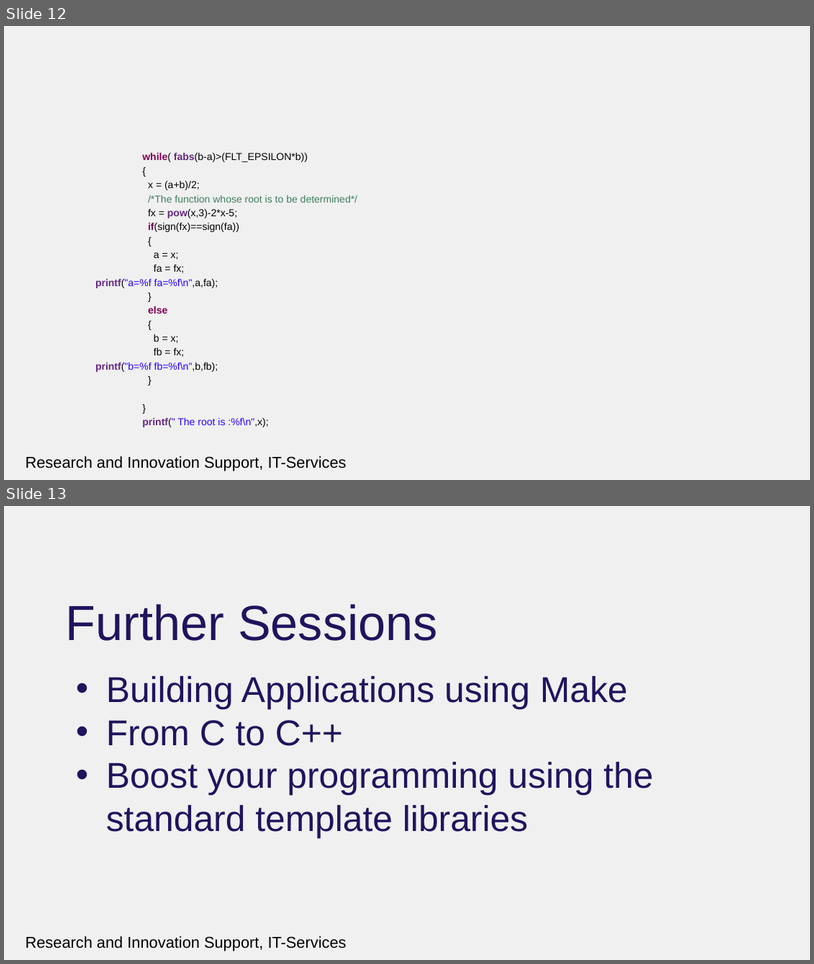
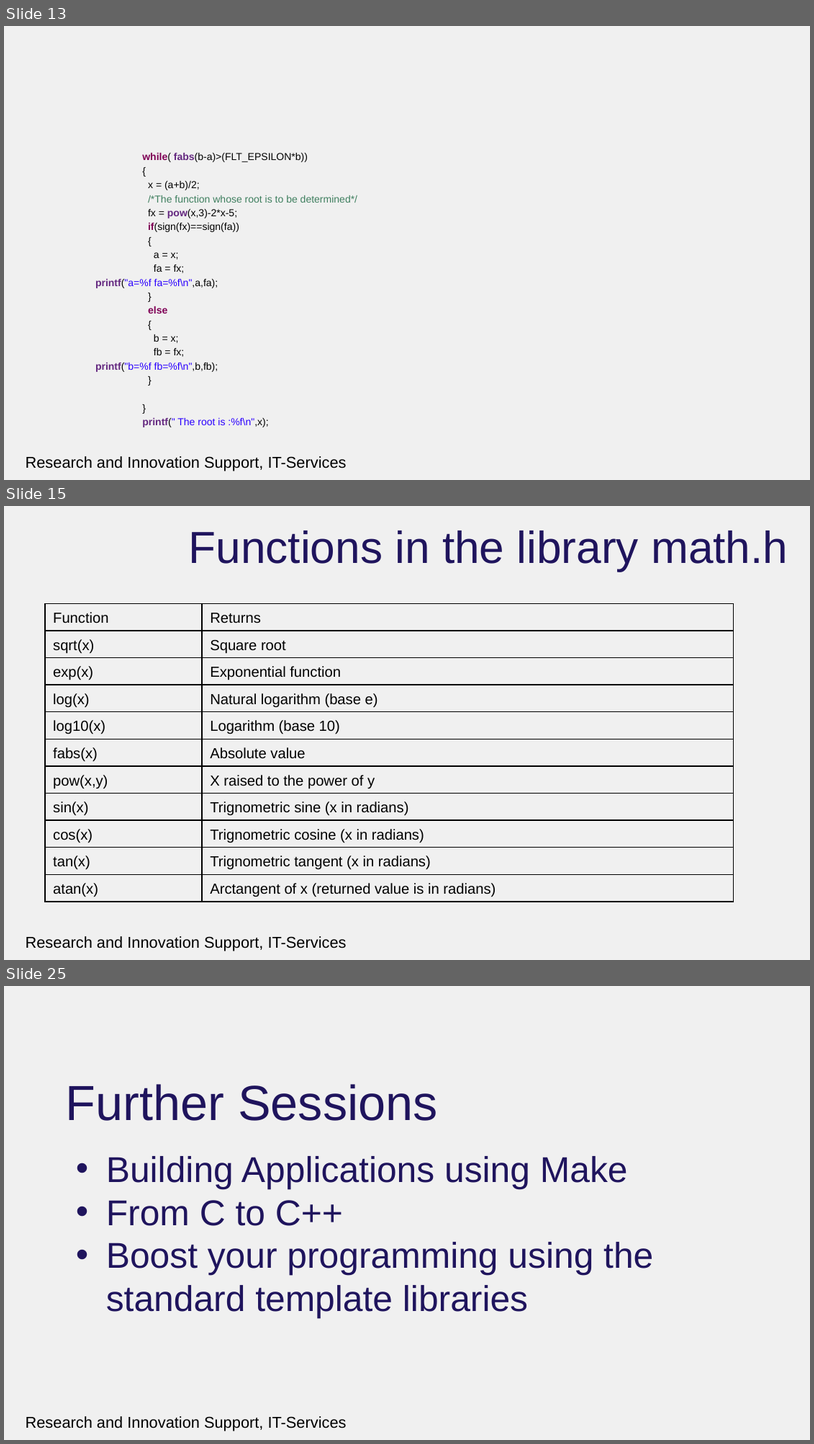
Before and after one commit to rcgsheffield/introc, a slide deck: archive/presentations/functionsandmemory.pptx. Shown one above the other, each under a label of ours: slides 12 and 13 before the commit, slides 13, 15 and 25 after it; the slides between them are not shown. The pictures are 814x964 and 814x1444 pixels, drawn with LibreOffice and Linux fonts; fonts in the diff are those of the drawing; background and template pictures are left out. Boxes give left, top, right and bottom in pixels: in the first picture for what was removed or moved away, otherwise in the second. Text is boxed around its words. In the diff, an @@ line names an element or a change of style, - is before the commit and + after.

```diff
--- a/archive/presentations/functionsandmemory.pptx
+++ b/archive/presentations/functionsandmemory.pptx
@@ slide 15 added at bbox=[4, 506, 810, 960], background #F0F0F0; not listed: 1 template element that a slide beside it also shows @@
@@ title added at bbox=[189, 530, 788, 571], 40 pt, text #1F145D @@
+Functions in the library math.h
@@ table added at bbox=[45, 604, 734, 900], 11 rows, 2 columns @@
+Function | Returns
+sqrt(x) | Square root
+exp(x) | Exponential function
+log(x) | Natural logarithm (base e)
+log10(x) | Logarithm (base 10)
+fabs(x) | Absolute value
+pow(x,y) | X raised to the power of y
+sin(x) | Trignometric sine (x in radians)
+cos(x) | Trignometric cosine (x in radians)
+tan(x) | Trignometric tangent (x in radians)
+atan(x) | Arctangent of x (returned value is in radians)
@@ what was slide 12 is now slide 13 @@
@@ what was slide 13 is now slide 25 @@
```
Also in this commit, not shown: 12 other slides added, 1 slide removed, 17 other files.
